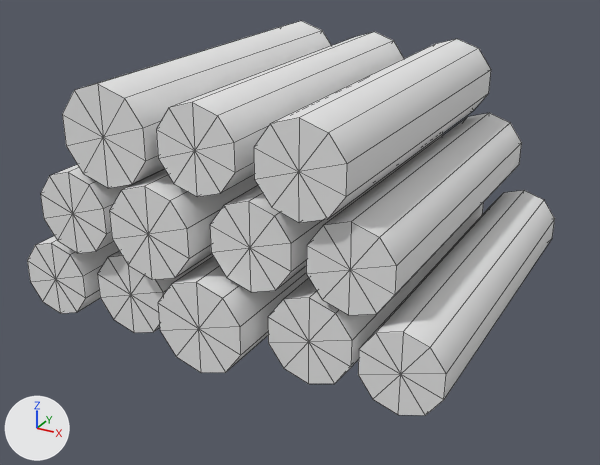
The FBX model unity/Assets/Art/Models/Hut_Firewood.fbx: old version first, new version second.
One viewpoint serves both versions: a camera (50 mm lens) standing at (19.5, -35.7, 21.0) and looking at (0.4, -1.1, 3.7). Arrows for +X, +Y and +Z are at lower left; the lights stay in place. The first picture is the older version. Mesh edges are drawn as thin lines. Where no turn or scale is listed for an object, it has been applied to the vertices.

Names of what the first picture shows: 'Hut_Firewood'.
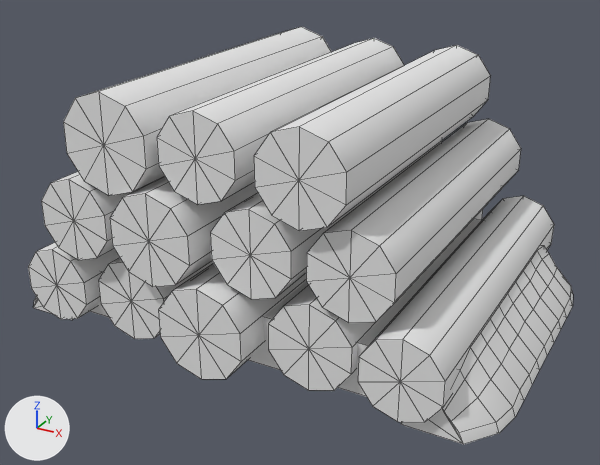
Pixel boxes (x1, y1, x2, y2) of what changed, in the pictures (600 x 465 px; the box of a moved part takes in the faces that stretch with it):
'Hut_Firewood', reshaped: before (27, 21, 555, 415); after (28, 27, 573, 444)
part 1 of me_hut_firewood, moved or reshaped: before (358, 190, 555, 415); after (358, 196, 554, 423)
part 2 of me_hut_firewood, moved or reshaped: before (268, 202, 484, 384); after (268, 209, 483, 391)
part 3 of me_hut_firewood, moved or reshaped: before (158, 256, 309, 373); after (158, 263, 306, 379)
part 4 of me_hut_firewood, moved or reshaped: before (98, 251, 213, 333); after (98, 258, 213, 339)
part 5 of me_hut_firewood, moved or reshaped: before (27, 236, 119, 313); after (28, 242, 120, 320)
part 6 of me_hut_firewood, moved or reshaped: before (306, 113, 522, 315); after (306, 119, 521, 323)
part 7 of me_hut_firewood, moved or reshaped: before (210, 134, 442, 292); after (210, 141, 442, 299)
part 8 of me_hut_firewood, moved or reshaped: before (109, 170, 258, 280); after (110, 177, 258, 287)
part 9 of me_hut_firewood, moved or reshaped: before (41, 164, 165, 253); after (41, 172, 165, 260)
part 10 of me_hut_firewood, moved or reshaped: before (254, 39, 491, 223); after (254, 45, 490, 231)
part 11 of me_hut_firewood, moved or reshaped: before (156, 32, 404, 197); after (157, 38, 404, 204)
part 12 of me_hut_firewood, moved or reshaped: before (62, 21, 331, 188); after (63, 27, 331, 196)
part 13 of me_hut_firewood, added (mostly hidden): after (90, 219, 482, 397)
part 14 of me_hut_firewood, added: after (401, 246, 573, 444)
part 15 of me_hut_firewood, added (mostly hidden): after (33, 296, 73, 320)

The change in detail:
me_hut_firewood is used by ob_hut_firewood; location (0.0, 0.0, 0.0).
me_hut_firewood had 264 vertices, 360 faces and spanned x -10.8..11.2, y -9.7..9.7, z 0.0..12.7.
me_hut_firewood now has 454 vertices, 554 faces and spans x -13.0..13.4, y -9.7..9.7, z -0.4..12.3.
me_hut_firewood part 1: the loose piece of 22 vertices spanning x 7.4..11.2, y -8.8..9.2, z 0.3..4.3 is moved by (0.0, 0.0, -0.3).
me_hut_firewood part 2: the loose piece of 22 vertices spanning x 2.8..6.9, y -8.3..9.7, z 0.1..4.5 is moved by (0.0, 0.0, -0.3).
me_hut_firewood part 3: the loose piece of 22 vertices spanning x -2.2..2.2, y -9.7..8.3, z 0.0..4.6 is moved by (0.0, 0.0, -0.3).
me_hut_firewood part 4: the loose piece of 22 vertices spanning x -6.6..-2.7, y -8.7..9.3, z 0.2..4.4 is moved by (0.0, 0.0, -0.3).
me_hut_firewood part 5: the loose piece of 22 vertices spanning x -10.8..-7.1, y -9.1..8.9, z 0.3..4.3 is moved by (0.0, 0.0, -0.3).
me_hut_firewood part 6: the loose piece of 22 vertices spanning x 4.8..8.8, y -8.5..9.5, z 4.2..8.4 is moved by (0.0, 0.0, -0.4).
me_hut_firewood part 7: the loose piece of 22 vertices spanning x 0.2..4.2, y -8.7..9.3, z 4.2..8.4 is moved by (0.0, 0.0, -0.4).
me_hut_firewood part 8: the loose piece of 22 vertices spanning x -4.6..-0.3, y -9.6..8.4, z 4.1..8.5 is moved by (0.0, 0.0, -0.4).
me_hut_firewood part 9: the loose piece of 22 vertices spanning x -9.0..-5.1, y -9.4..8.6, z 4.3..8.3 is moved by (0.0, 0.0, -0.4).
me_hut_firewood part 10: the loose piece of 22 vertices spanning x 2.8..6.8, y -9.1..8.9, z 8.2..12.4 is moved by (0.0, 0.0, -0.4).
me_hut_firewood part 11: the loose piece of 22 vertices spanning x -2.2..1.7, y -8.9..9.1, z 8.2..12.4 is moved by (0.0, 0.0, -0.4).
me_hut_firewood part 12: the loose piece of 22 vertices spanning x -7.1..-2.5, y -9.3..8.7, z 7.9..12.7 is moved by (0.0, 0.0, -0.4).
me_hut_firewood part 13: a new loose piece, a box spanning x -9.2..9.2, y -7.8..7.8, z 0.0..2.6, in mat_vertexcolor (white #e7e7e7).
me_hut_firewood part 14: a new loose piece of 91 vertices spanning x 9.3..13.4, y -8.4..8.4, z -0.4..2.4, in mat_vertexcolor (white #e7e7e7).
me_hut_firewood part 15: a new loose piece of 91 vertices spanning x -13.0..-9.0, y -8.4..8.4, z -0.4..2.4, in mat_vertexcolor (white #e7e7e7).
